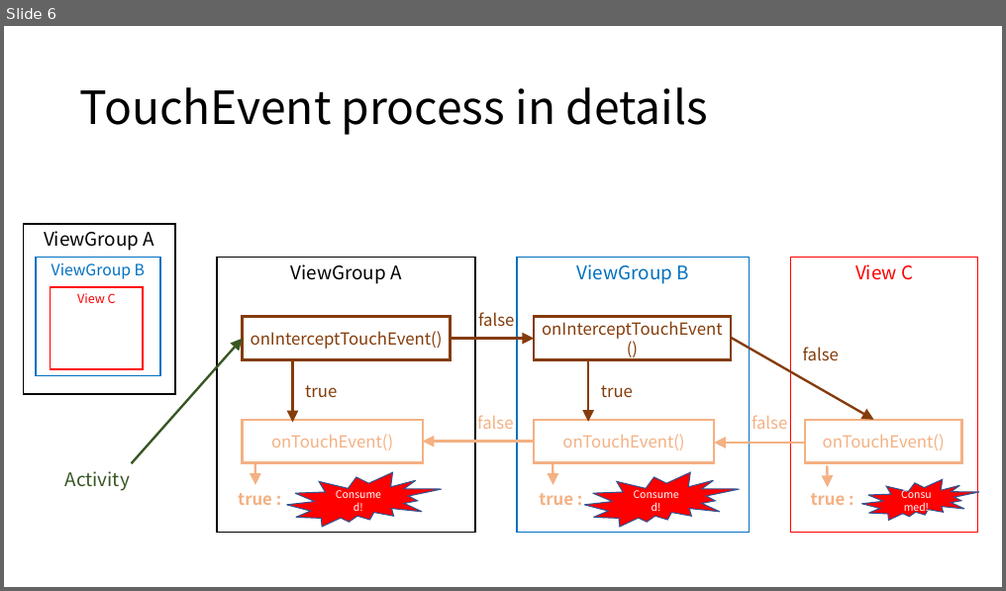
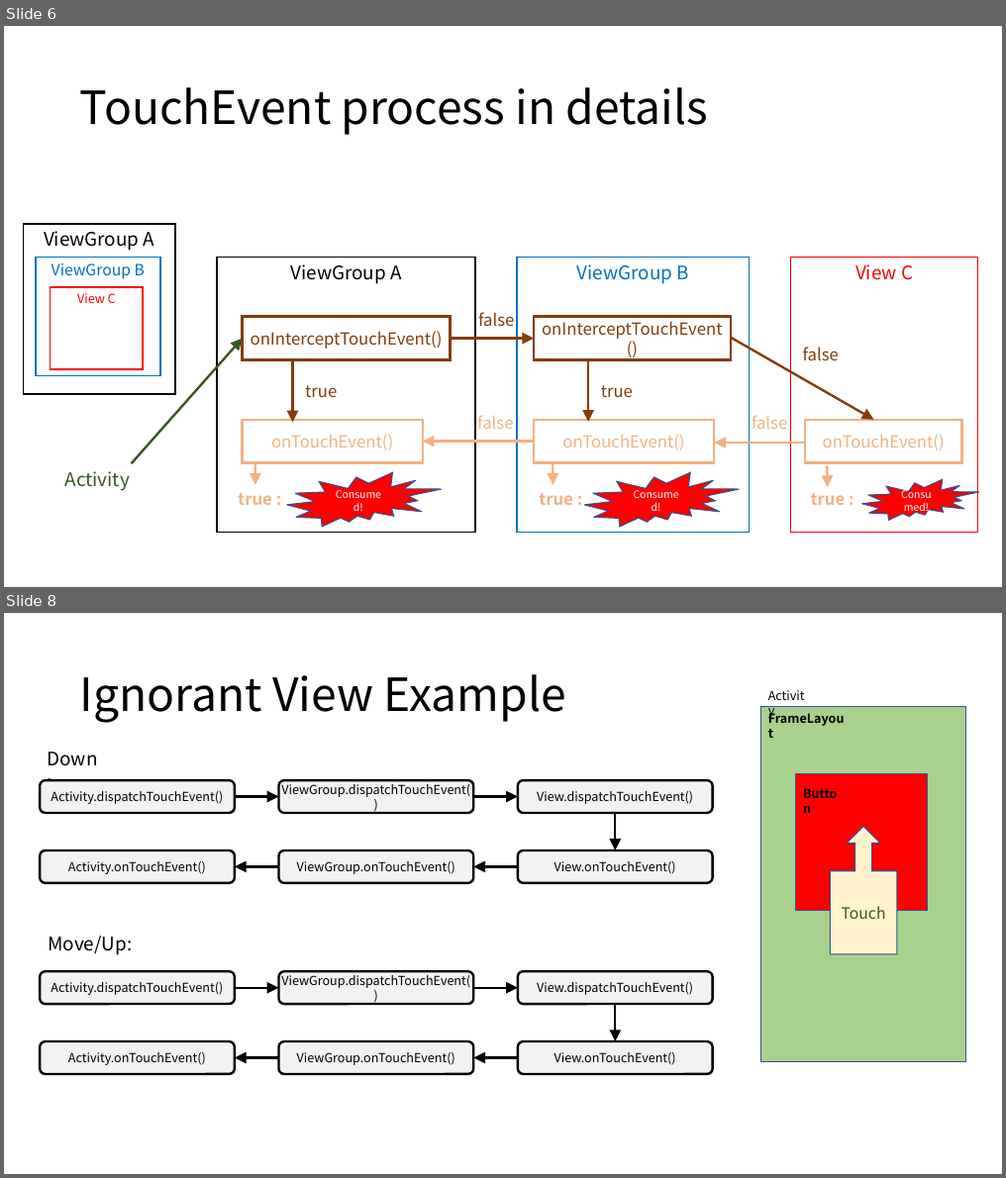
Before and after one commit to DanielWorld/SoftwareTech, a slide deck: Home/Android/onTouchEvent.pptx. Shown one above the other, each under a label of ours: slide 6 before the commit, slides 6 and 8 after it; the slides between them are not shown. The pictures are 1006x591 and 1006x1178 pixels, drawn with LibreOffice and Linux fonts; fonts in the diff are those of the drawing. Boxes give left, top, right and bottom in pixels: in the first picture for what was removed or moved away, otherwise in the second. Text is boxed around its words. In the diff, an @@ line names an element or a change of style, - is before the commit and + after.

Commit message:
Complete onTouchEvent contents

```diff
--- a/Home/Android/onTouchEvent.pptx
+++ b/Home/Android/onTouchEvent.pptx
@@ slide 8 added at (4,613,1002,1174), background #FFFFFF @@
@@ title added at (80,674,566,723), 44 pt, text #000000 @@
+Ignorant View Example
@@ text added at (761,684,818,707), 12 pt, text #000000 @@
+Activity
@@ rectangle added at (761,707,966,1062), fill #A9D18E, outline #325491 1 pt @@
@@ text added at (761,707,853,730), 12 pt, text #000000, bold @@
+FrameLayout
@@ text added at (48,752,98,766), 18 pt, text #000000 @@
+Down:
@@ rounded rectangle added at (40,780,235,814), fill #F2F2F2, outline #000000 2.25 pt, 12 pt, text #000000 @@
+Activity.dispatchTouchEvent()
@@ rounded rectangle added at (279,780,473,814), fill #F2F2F2, outline #000000 2.25 pt, 12 pt, text #000000 @@
+ViewGroup.dispatchTouchEvent()
@@ rounded rectangle added at (518,780,712,814), fill #F2F2F2, outline #000000 2.25 pt, 12 pt, text #000000 @@
+View.dispatchTouchEvent()
@@ rectangle added at (796,774,928,911), fill #FF0000, outline #325491 1 pt @@
@@ text added at (796,782,851,805), 12 pt, text #000000, bold @@
+Button
@@ arrow added from (235, 796) to (279, 796), #000000 2.25 pt @@
@@ arrow added from (473, 796) to (518, 796), #000000 2.25 pt @@
@@ arrow added from (616, 813) to (616, 851), #000000 2.25 pt @@
@@ up arrow callout added at (831,827,897,955), fill #FFF2CC, outline #325491 1 pt, 15 pt, text #385723 @@
+Touch
@@ rounded rectangle added at (40,851,235,883), fill #F2F2F2, outline #000000 2.25 pt, 12 pt, text #000000 @@
+Activity.onTouchEvent()
@@ arrow added from (279, 866) to (235, 866), #000000 2.25 pt @@
@@ rounded rectangle added at (279,851,473,883), fill #F2F2F2, outline #000000 2.25 pt, 12 pt, text #000000 @@
+ViewGroup.onTouchEvent()
@@ arrow added from (518, 866) to (473, 866), #000000 2.25 pt @@
@@ rounded rectangle added at (518,851,712,883), fill #F2F2F2, outline #000000 2.25 pt, 12 pt, text #000000 @@
+View.onTouchEvent()
@@ text added at (48,936,132,956), 18 pt, text #000000 @@
+Move/Up:
@@ rounded rectangle added at (40,971,235,1004), fill #F2F2F2, outline #000000 2.25 pt, 12 pt, text #000000 @@
+Activity.dispatchTouchEvent()
@@ arrow added from (235, 988) to (279, 988), #000000 2.25 pt @@
@@ rounded rectangle added at (279,971,473,1004), fill #F2F2F2, outline #000000 2.25 pt, 12 pt, text #000000 @@
+ViewGroup.dispatchTouchEvent()
@@ arrow added from (473, 988) to (518, 988), #000000 2.25 pt @@
@@ rounded rectangle added at (518,971,712,1004), fill #F2F2F2, outline #000000 2.25 pt, 12 pt, text #000000 @@
+View.dispatchTouchEvent()
@@ arrow added from (616, 1004) to (616, 1042), #000000 2.25 pt @@
@@ rounded rectangle added at (40,1042,235,1075), fill #F2F2F2, outline #000000 2.25 pt, 12 pt, text #000000 @@
+Activity.onTouchEvent()
@@ rounded rectangle added at (279,1042,473,1075), fill #F2F2F2, outline #000000 2.25 pt, 12 pt, text #000000 @@
+ViewGroup.onTouchEvent()
@@ rounded rectangle added at (518,1042,712,1075), fill #F2F2F2, outline #000000 2.25 pt, 12 pt, text #000000 @@
+View.onTouchEvent()
@@ arrow added from (279, 1059) to (235, 1059), #000000 2.25 pt @@
@@ arrow added from (518, 1059) to (473, 1059), #000000 2.25 pt @@
```
Also in this commit, not shown: 1 other slide added.
